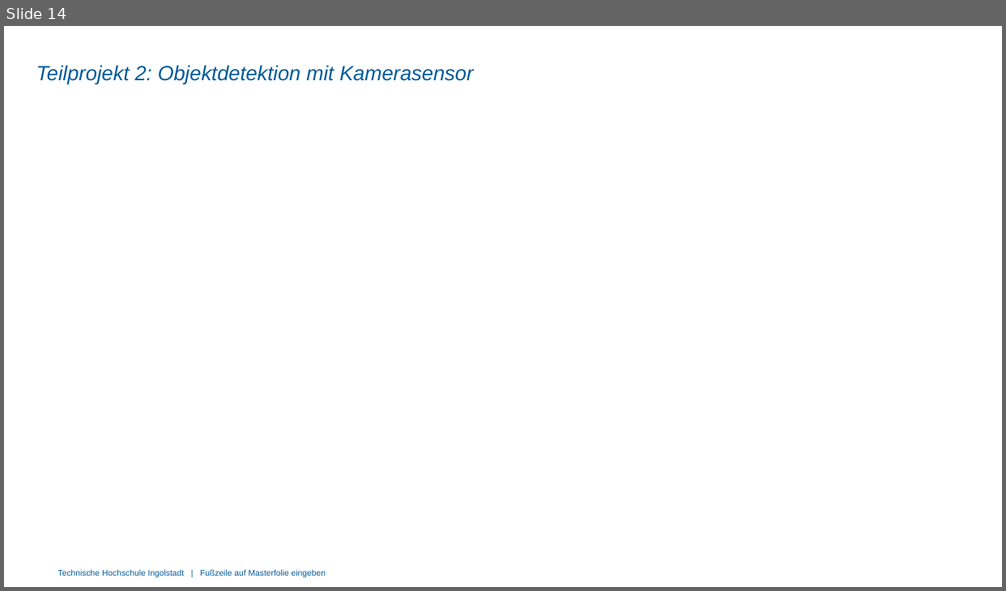
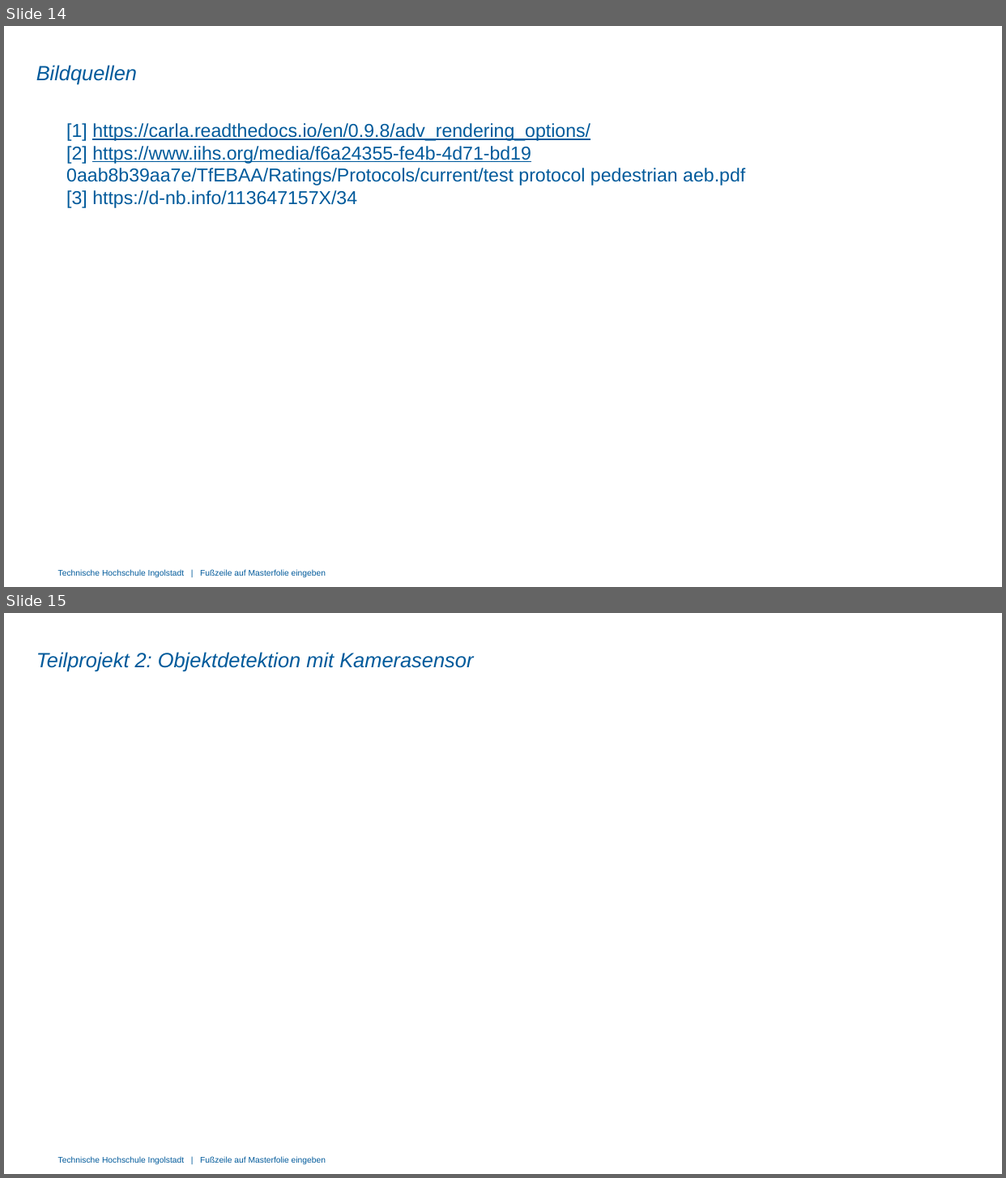
Before and after one commit to maxh-crypto/obj-lst-vis, a slide deck: final_presentation/Team1/Projekt_Abschlusspräsentation_TP1.pptx. Shown one above the other, each under a label of ours: slide 14 before the commit, slides 14 and 15 after it. The pictures are 1006x591 and 1006x1178 pixels, drawn with LibreOffice and Linux fonts; fonts in the diff are those of the drawing; background and template pictures are left out. Boxes give left, top, right and bottom in pixels: in the first picture for what was removed or moved away, otherwise in the second. Text is boxed around its words. In the diff, an @@ line names an element or a change of style, - is before the commit and + after.

```diff
--- a/final_presentation/Team1/Projekt_Abschlusspräsentation_TP1.pptx
+++ b/final_presentation/Team1/Projekt_Abschlusspräsentation_TP1.pptx
@@ slide 14 added at (x1=4, y1=26, x2=1002, y2=587), background #FFFFFF; not listed: 1 template element that a slide beside it also shows @@
@@ title added at (x1=36, y1=65, x2=137, y2=85), 19.8 pt, text #005A9B, italic @@
+Bildquellen
@@ text added at (x1=66, y1=123, x2=745, y2=208), 18 pt, text #005A9B @@
+[1] https://carla.readthedocs.io/en/0.9.8/adv_rendering_options/
+[2] https://www.iihs.org/media/f6a24355-fe4b-4d71-bd19 0aab8b39aa7e/TfEBAA/Ratings/Protocols/current/test protocol pedestrian aeb.pdf
+[3] https://d-nb.info/113647157X/34
@@ what was slide 14 is now slide 15 @@
```
Also in this commit, not shown: 4 slides changed.
